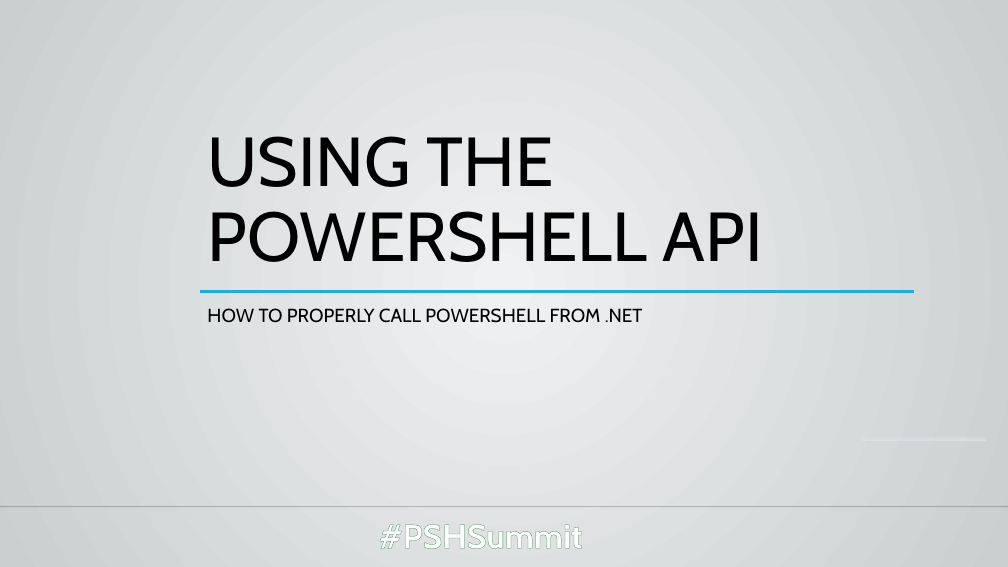
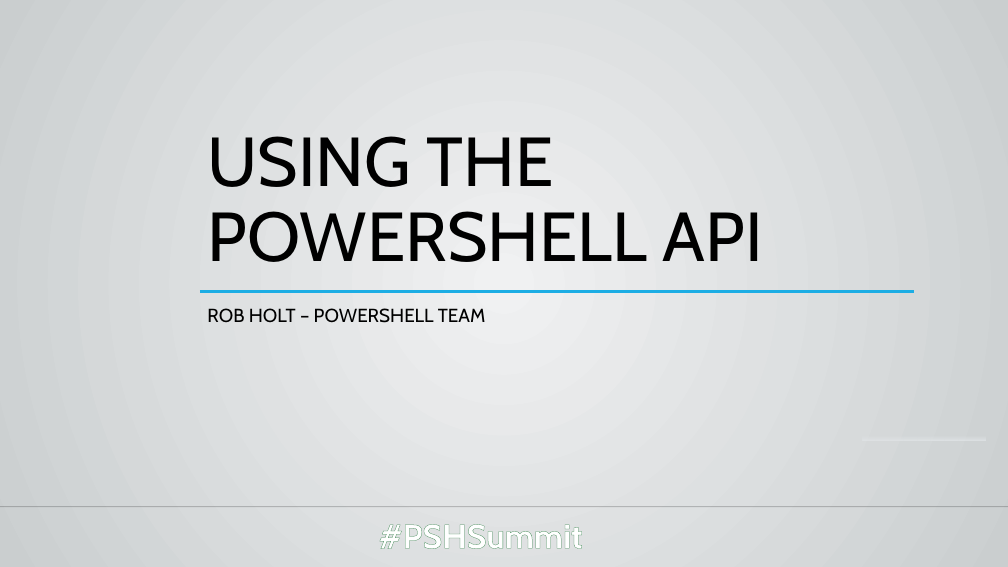
Before and after one commit to rjmholt/misc, a slide deck: slide 1 of psapi/Talk_PSAPI.pptx. Drawn at 1008x567 pixels with LibreOffice and Linux fonts; fonts in the diff are those of the drawing; background and template pictures are left out. Boxes give left, top, right and bottom in pixels: in the first picture for what was removed or moved away, otherwise in the second. Text is boxed around its words. In the diff, an @@ line names an element or a change of style, - is before the commit and + after.

```diff
--- a/psapi/Talk_PSAPI.pptx
+++ b/psapi/Talk_PSAPI.pptx
@@ subtitle at <box>207,308,486,323</box>: text changed @@
-HOW TO PROPERLY CALL POWERSHELL FROM .NET
+ROB HOLT – POWERSHELL TEAM
```
Also in this commit, not shown: 3 other slides changed, 14 slides added, 4 slides removed, 5 other files.
